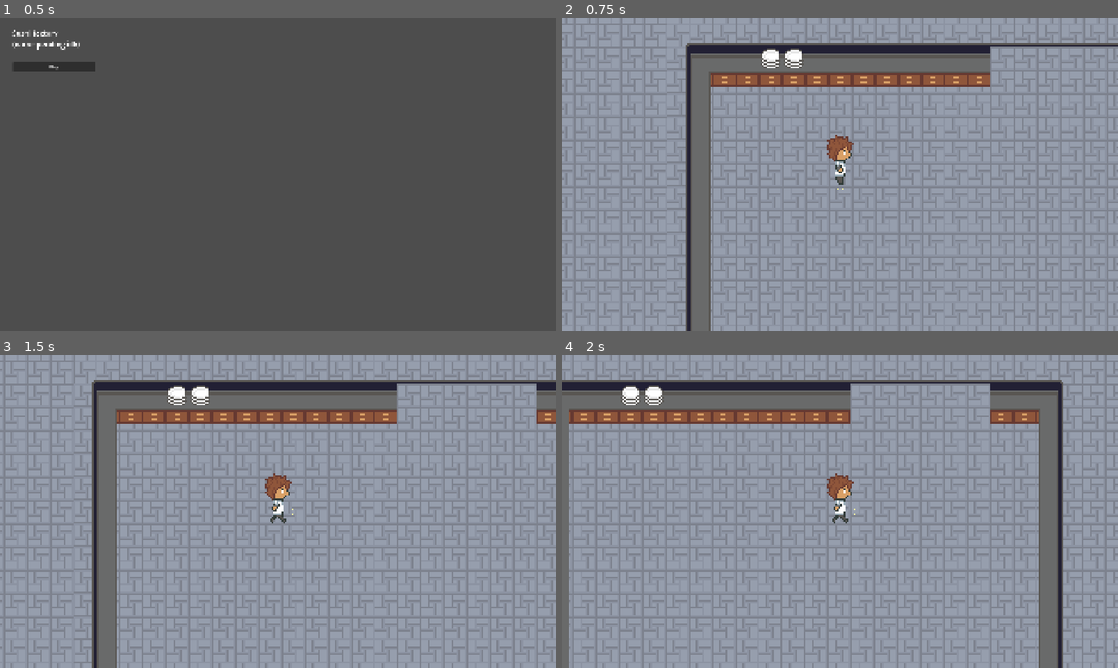
Above: before the commit, frames 1-4 (two rows, left to right).
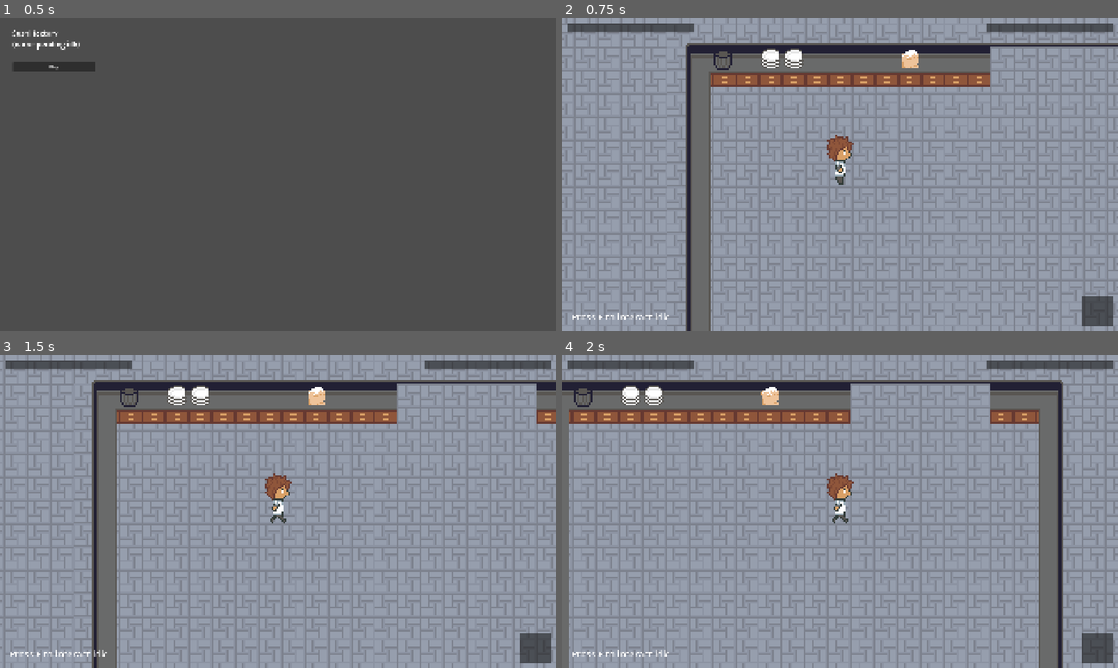
Above: after the commit, the same moments.

Repository: Glitch752/SushiFactory
Game: Godot game, scene res://Menu.tscn
Same seed, same stepped clock (60 frames per second), same inputs: the game is played once before the commit and once after it.
Inputs:
- Up to frame 1 (0.5 s): no input
- Up to frame 2 (0.75 s): click "Play" at 0.5 s
- Up to frame 3 (1.5 s): tap E (interact) at 1.25 s; hold D (move_right) from 1.28 s (still down); hold E (interact) from 1.28 s (still down)
- Up to frame 4 (2 s): keep holding D (move_right); keep holding E (interact)

Frame 1 is identical in both runs. In frame 2, 2.1% of the frame differs, in the area x 1-100%, y 1-99%; in frame 3, 2.1%; in frame 4, 2.1%.

Commit message:
Make interaction system much more robust

Diff:
--- a/Level.tscn
+++ b/Level.tscn
@@ -1,8 +1,18 @@
-[gd_scene load_steps=4 format=4 uid="uid://bjb0in362wq1m"]
+[gd_scene load_steps=11 format=4 uid="uid://bjb0in362wq1m"]
 
 [ext_resource type="TileSet" uid="uid://blglo3faygf1b" path="res://world/tiles.tres" id="1_bexhn"]
 [ext_resource type="PackedScene" uid="uid://4wwkpufbecw8" path="res://player/player_character.tscn" id="2_t7iv1"]
 [ext_resource type="PackedScene" uid="uid://dt7o2rnblgvu8" path="res://world/interactable/PlateStack.tscn" id="3_2nifc"]
+[ext_resource type="PackedScene" uid="uid://bfpegqboaskg6" path="res://LevelInterface.tscn" id="4_wkftn"]
+[ext_resource type="PackedScene" uid="uid://nj52twa42cxf" path="res://world/interactable/TableSurfaceInteractable.tscn" id="5_q4iis"]
+[ext_resource type="PackedScene" uid="uid://f8btjn6b4071" path="res://world/interactable/ItemSource.tscn" id="6_m3clv"]
+[ext_resource type="Texture2D" uid="uid://d0n3ibispfxgo" path="res://images/machines.png" id="7_mxnmf"]
+[ext_resource type="Resource" uid="uid://bm2ligtkokn1a" path="res://world/items/rice_item_data.tres" id="8_4eo0i"]
+[ext_resource type="PackedScene" uid="uid://b48amfwogm8ge" path="res://world/interactable/TrashCan.tscn" id="9_86ljf"]
+
+[sub_resource type="AtlasTexture" id="AtlasTexture_4eo0i"]
+atlas = ExtResource("7_mxnmf")
+region = Rect2(32, 0, 16, 16)
 
 [node name="Level" type="Node2D"]
 
@@ -19,8 +29,127 @@
 zoom = Vector2(5, 5)
 position_smoothing_speed = 25.0
 
-[node name="Interactable" parent="." instance=ExtResource("3_2nifc")]
+[node name="CanvasLayer" type="CanvasLayer" parent="."]
+
+[node name="LevelInterface" parent="CanvasLayer" instance=ExtResource("4_wkftn")]
+
+[node name="CounterInteractables" type="Node" parent="."]
+
+[node name="Plates2" parent="CounterInteractables" instance=ExtResource("3_2nifc")]
+position = Vector2(8, -8)
+
+[node name="Plates" parent="CounterInteractables" instance=ExtResource("3_2nifc")]
 position = Vector2(-8, -8)
 
-[node name="Interactable" parent="Interactable" instance=ExtResource("3_2nifc")]
-position = Vector2(16, 0)
+[node name="Counter" parent="CounterInteractables" instance=ExtResource("5_q4iis")]
+position = Vector2(72, -5)
+
+[node name="Counter2" parent="CounterInteractables" instance=ExtResource("5_q4iis")]
+position = Vector2(56, -5)
+
+[node name="Counter3" parent="CounterInteractables" instance=ExtResource("5_q4iis")]
+position = Vector2(40, -5)
+
+[node name="Counter4" parent="CounterInteractables" instance=ExtResource("5_q4iis")]
+position = Vector2(24, -5)
+rotation = -0.000539821
+
+[node name="Counter5" parent="CounterInteractables" instance=ExtResource("5_q4iis")]
+position = Vector2(136, -5)
+
+[node name="Counter6" parent="CounterInteractables" instance=ExtResource("5_q4iis")]
+position = Vector2(120, -5)
+
+[node name="Counter7" parent="CounterInteractables" instance=ExtResource("5_q4iis")]
+position = Vector2(104, -5)
+
+[node name="Counter9" parent="CounterInteractables" instance=ExtResource("5_q4iis")]
+position = Vector2(264, -5)
+rotation = -0.000539821
+
+[node name="Counter10" parent="CounterInteractables" instance=ExtResource("5_q4iis")]
+position = Vector2(248, -4.99136)
+rotation = -0.00107964
+
+[node name="Counter11" parent="CounterInteractables" instance=ExtResource("5_q4iis")]
+position = Vector2(-24, -5)
+
+[node name="Counter13" parent="CounterInteractables" instance=ExtResource("5_q4iis")]
+position = Vector2(-57, 8)
+
+[node name="Counter14" parent="CounterInteractables" instance=ExtResource("5_q4iis")]
+position = Vector2(-57, 24)
+
+[node name="Counter15" parent="CounterInteractables" instance=ExtResource("5_q4iis")]
+position = Vector2(-57, 40)
+
+[node name="Counter16" parent="CounterInteractables" instance=ExtResource("5_q4iis")]
+position = Vector2(-57, 55)
+
+[node name="Counter17" parent="CounterInteractables" instance=ExtResource("5_q4iis")]
+position = Vector2(-57, 72)
+
+[node name="Counter18" parent="CounterInteractables" instance=ExtResource("5_q4iis")]
+position = Vector2(-57, 88)
+
+[node name="Counter19" parent="CounterInteractables" instance=ExtResource("5_q4iis")]
+position = Vector2(-57, 104)
+
+[node name="Counter20" parent="CounterInteractables" instance=ExtResource("5_q4iis")]
+position = Vector2(-57, 120)
+
+[node name="Counter21" parent="CounterInteractables" instance=ExtResource("5_q4iis")]
+position = Vector2(-57, 136)
+
+[node name="Counter22" parent="CounterInteractables" instance=ExtResource("5_q4iis")]
+position = Vector2(-57, 152)
+
+[node name="Counter23" parent="CounterInteractables" instance=ExtResource("5_q4iis")]
+position = Vector2(-57, 168)
+
+[node name="Counter24" parent="CounterInteractables" instance=ExtResource("5_q4iis")]
+position = Vector2(-57, 184)
+
+[node name="Counter25" parent="CounterInteractables" instance=ExtResource("5_q4iis")]
+position = Vector2(281, 8)
+
+[node name="Counter26" parent="CounterInteractables" instance=ExtResource("5_q4iis")]
+position = Vector2(281, 24)
+
+[node name="Counter27" parent="CounterInteractables" instance=ExtResource("5_q4iis")]
+position = Vector2(281, 40)
+
+[node name="Counter28" parent="CounterInteractables" instance=ExtResource("5_q4iis")]
+position = Vector2(281, 55)
+
+[node name="Counter29" parent="CounterInteractables" instance=ExtResource("5_q4iis")]
+position = Vector2(281, 72)
+
+[node name="Counter30" parent="CounterInteractables" instance=ExtResource("5_q4iis")]
+position = Vector2(281, 88)
+
+[node name="Counter31" parent="CounterInteractables" instance=ExtResource("5_q4iis")]
+position = Vector2(281, 104)
+
+[node name="Counter32" parent="CounterInteractables" instance=ExtResource("5_q4iis")]
+position = Vector2(281, 120)
+
+[node name="Counter33" parent="CounterInteractables" instance=ExtResource("5_q4iis")]
+position = Vector2(281, 136)
+
+[node name="Counter34" parent="CounterInteractables" instance=ExtResource("5_q4iis")]
+position = Vector2(281, 152)
+
+[node name="Counter35" parent="CounterInteractables" instance=ExtResource("5_q4iis")]
+position = Vector2(281, 168)
+
+[node name="Counter36" parent="CounterInteractables" instance=ExtResource("5_q4iis")]
+position = Vector2(281, 184)
+
+[node name="RiceSource" parent="CounterInteractables" instance=ExtResource("6_m3clv")]
+position = Vector2(88, -8)
+texture = SubResource("AtlasTexture_4eo0i")
+item_data = ExtResource("8_4eo0i")
+
+[node name="Interactable" parent="." instance=ExtResource("9_86ljf")]
+position = Vector2(-41, -7)
--- a/LevelInterface.tscn
+++ b/LevelInterface.tscn
@@ -1,4 +1,10 @@
-[gd_scene format=3 uid="uid://bfpegqboaskg6"]
+[gd_scene load_steps=4 format=3 uid="uid://bfpegqboaskg6"]
+
+[ext_resource type="Script" uid="uid://b30d73yiu1pb4" path="res://level_interface.gd" id="1_ta4wj"]
+[ext_resource type="Script" uid="uid://dtwh5roueex1s" path="res://player/inventory_ui.gd" id="1_u453c"]
+
+[sub_resource type="LabelSettings" id="LabelSettings_prnbh"]
+font_size = 32
 
 [node name="LevelInterface" type="Control"]
 layout_mode = 3
@@ -7,3 +13,69 @@
 anchor_bottom = 1.0
 grow_horizontal = 2
 grow_vertical = 2
+script = ExtResource("1_ta4wj")
+
+[node name="InteractText" type="BoxContainer" parent="."]
+layout_mode = 1
+anchors_preset = 2
+anchor_top = 1.0
+anchor_bottom = 1.0
+offset_left = 32.0
+offset_top = -72.0
+offset_right = 365.0
+offset_bottom = -27.0
+grow_vertical = 0
+alignment = 2
+vertical = true
+
+[node name="Label" type="Label" parent="InteractText"]
+layout_mode = 2
+text = "Press E to interact idk"
+label_settings = SubResource("LabelSettings_prnbh")
+
+[node name="Orders" type="PanelContainer" parent="."]
+layout_mode = 1
+anchors_preset = 1
+anchor_left = 1.0
+anchor_right = 1.0
+offset_left = -456.0
+offset_top = 16.0
+offset_right = -16.0
+offset_bottom = 48.0
+grow_horizontal = 0
+
+[node name="OrderLayout" type="BoxContainer" parent="Orders"]
+layout_mode = 2
+
+[node name="Inventory" type="Panel" parent="."]
+layout_mode = 1
+anchors_preset = 3
+anchor_left = 1.0
+anchor_top = 1.0
+anchor_right = 1.0
+anchor_bottom = 1.0
+offset_left = -128.0
+offset_top = -120.0
+offset_right = -16.0
+offset_bottom = -16.0
+grow_horizontal = 0
+grow_vertical = 0
+script = ExtResource("1_u453c")
+
+[node name="TextureRect" type="TextureRect" parent="Inventory"]
+layout_mode = 1
+anchors_preset = 15
+anchor_right = 1.0
+anchor_bottom = 1.0
+grow_horizontal = 2
+grow_vertical = 2
+
+[node name="MachineInfo" type="PanelContainer" parent="."]
+layout_mode = 1
+offset_left = 16.0
+offset_top = 16.0
+offset_right = 456.0
+offset_bottom = 48.0
+
+[node name="RichTextLabel" type="RichTextLabel" parent="MachineInfo"]
+layout_mode = 2
--- /dev/null
+++ b/level_interface.gd
@@ -0,0 +1 @@
+extends Control
--- /dev/null
+++ b/player/carried_item.gd
@@ -0,0 +1,12 @@
+extends Node2D
+
+func _ready():
+    PlayerInventorySingleton.item_scene_reparent.connect(_item_scene_reparent)
+
+func _item_scene_reparent(item: Node2D):
+    item.reparent($".")
+
+func _process(_delta):
+    var facing = $"..".facing
+    position = facing * 8 + Vector2(0, -4)
+    z_index = -10 if facing == Vector2.UP else 101
--- a/player/interaction_zone.gd
+++ b/player/interaction_zone.gd
@@ -2,9 +2,14 @@
 
 var current_interactable: Variant = null
 
+func _physics_process(_delta):
+    var player = $".."
+    position = player.facing * 12
+
 func _unhandled_input(event):
     if event.is_action_pressed("interact") and current_interactable != null:
-        current_interactable.interact()
+        if current_interactable.can_interact():
+            current_interactable.interact()
 
 func _on_area_entered(area: Area2D):
     if area.is_in_group("interact_zone"):
--- /dev/null
+++ b/player/inventory_ui.gd
@@ -0,0 +1,11 @@
+extends Panel
+
+func _ready():
+    PlayerInventorySingleton.item_changed.connect(_item_changed)
+
+func _item_changed(item: ItemData):
+    if item:
+        $TextureRect.visible = true
+        $TextureRect.texture = item.item_sprite
+    else:
+        $TextureRect.visible = false
--- a/player/player_character.gd
+++ b/player/player_character.gd
@@ -18,8 +18,6 @@
     move_and_slide()
 
     update_animation()
-
-    $InteractionZone.position = facing * 8
 
 func _ready():
     animated_sprite.play()
--- a/player/player_character.tscn
+++ b/player/player_character.tscn
@@ -1,9 +1,10 @@
-[gd_scene load_steps=7 format=3 uid="uid://4wwkpufbecw8"]
+[gd_scene load_steps=8 format=3 uid="uid://4wwkpufbecw8"]
 
 [ext_resource type="SpriteFrames" uid="uid://0c8dh3dydbnx" path="res://player/player_sprite_frames.tres" id="1_1v1wt"]
 [ext_resource type="Script" uid="uid://b2488bb5sflx0" path="res://player/player_character.gd" id="1_6ahhe"]
 [ext_resource type="Texture2D" uid="uid://v03yy2baua81" path="res://images/selection.png" id="3_ni121"]
 [ext_resource type="Script" uid="uid://cxhktgwoq2wrx" path="res://player/interaction_zone.gd" id="3_tncax"]
+[ext_resource type="Script" uid="uid://jxkict4uoo4w" path="res://player/carried_item.gd" id="5_2brt4"]
 
 [sub_resource type="RectangleShape2D" id="RectangleShape2D_6ahhe"]
 size = Vector2(14, 14)
@@ -41,5 +42,8 @@
 scale = Vector2(0.25, 0.25)
 texture = ExtResource("3_ni121")
 
+[node name="CarriedItem" type="Node2D" parent="."]
+script = ExtResource("5_2brt4")
+
 [connection signal="area_entered" from="InteractionZone" to="InteractionZone" method="_on_area_entered"]
 [connection signal="area_exited" from="InteractionZone" to="InteractionZone" method="_on_area_exited"]
--- a/player_inventory_singleton.gd
+++ b/player_inventory_singleton.gd
@@ -1,30 +1,68 @@
 extends Node
 
 @export var held_item: Node2D = null
+
+signal item_changed(item: ItemData)
+## Should only be connected to by the object that wants to hold our current item, e.g. the player's carried item manager.
+## This probably isn't the best way to structure this, but meh
+signal item_scene_reparent(item: Node2D)
 
 var ItemScene = preload("res://world/items/item.tscn")
 
 func create_item(data: ItemData) -> Node2D:
     var item = ItemScene.instantiate()
-    get_tree().current_scene.add_child(item)
 
     item.data = data
     item.apply_data()
 
     return item
 
+func create_item_from_scene(scene: Resource) -> Node2D:
+    var item = scene.instantiate()
+    return item
+
 func has_item() -> bool:
     return held_item != null
 
+func holding_item(id: String) -> bool:
+    return has_item() and held_item.data.id == id
+
+func held_item_data() -> ItemData:
+    if has_item():
+        return held_item.data
+    return null
+
 func try_grab_item(item: Node2D) -> bool:
     if has_item():
+        # If the item isn't in the scene, we can free it
+        if not item.is_inside_tree():
+            item.queue_free()
+
         return false
 
+    if not item.is_inside_tree():
+        get_tree().current_scene.add_child(item)
+
     held_item = item
+    emit_signal("item_changed", held_item.data)
+
+    # Will reparent to wherever we need it
+    item_scene_reparent.emit(item)
 
     held_item.position = Vector2.ZERO
 
     return true
 
+func remove_item() -> Node2D:
+    var item = held_item
+
+    held_item = null
+    emit_signal("item_changed", null)
+
+    item.get_parent().remove_child(item)
+
+    return item
+
 func _process(_delta):
-    print(has_item())
+    # print(has_item())
+    pass
--- /dev/null
+++ b/world/interactable/ItemSource.tscn
@@ -0,0 +1,11 @@
+[gd_scene load_steps=3 format=3 uid="uid://f8btjn6b4071"]
+
+[ext_resource type="PackedScene" uid="uid://djus2beu8ssd4" path="res://world/interactable/Interactable.tscn" id="1_yhwb5"]
+[ext_resource type="Script" uid="uid://ccbqvwxb7deva" path="res://world/interactable/item_source.gd" id="2_we35n"]
+
+[node name="ItemSource" instance=ExtResource("1_yhwb5")]
+script = ExtResource("2_we35n")
+texture = null
+item_data = null
+
+[node name="Sprite2D" type="Sprite2D" parent="." index="2"]
--- /dev/null
+++ b/world/interactable/TableSurfaceInteractable.tscn
@@ -0,0 +1,7 @@
+[gd_scene load_steps=3 format=3 uid="uid://nj52twa42cxf"]
+
+[ext_resource type="PackedScene" uid="uid://djus2beu8ssd4" path="res://world/interactable/Interactable.tscn" id="1_er8ce"]
+[ext_resource type="Script" uid="uid://bq2c17043lfwt" path="res://world/interactable/table_surface_interactable.gd" id="2_5cley"]
+
+[node name="Interactable" instance=ExtResource("1_er8ce")]
+script = ExtResource("2_5cley")
--- /dev/null
+++ b/world/interactable/TrashCan.tscn
@@ -0,0 +1,15 @@
+[gd_scene load_steps=5 format=3 uid="uid://b48amfwogm8ge"]
+
+[ext_resource type="PackedScene" uid="uid://djus2beu8ssd4" path="res://world/interactable/Interactable.tscn" id="1_aow0j"]
+[ext_resource type="Script" uid="uid://c6ae3wess17pq" path="res://world/interactable/trash_can.gd" id="2_aow0j"]
+[ext_resource type="Texture2D" uid="uid://d0n3ibispfxgo" path="res://images/machines.png" id="3_xgxfq"]
+
+[sub_resource type="AtlasTexture" id="AtlasTexture_itut0"]
+atlas = ExtResource("3_xgxfq")
+region = Rect2(16, 0, 16, 16)
+
+[node name="Interactable" instance=ExtResource("1_aow0j")]
+script = ExtResource("2_aow0j")
+
+[node name="Sprite2D" type="Sprite2D" parent="." index="1"]
+texture = SubResource("AtlasTexture_itut0")
--- a/world/interactable/interactable.gd
+++ b/world/interactable/interactable.gd
@@ -4,10 +4,14 @@
 
 func _ready():
     $Area2D.add_to_group("interact_zone")
-    add_user_signal("interacted")
+
+## Can be overriden to turn off interaction depending on the situation
+func can_interact():
+    return true
 
 func interact_show():
-    highlight.visible = true
+    if can_interact():
+        highlight.visible = true
 
 func interact_hide():
     highlight.visible = false
--- /dev/null
+++ b/world/interactable/item_source.gd
@@ -0,0 +1,15 @@
+extends "res://world/interactable/interactable.gd"
+
+@export var texture: Texture2D;
+@export var item_data: ItemData;
+
+func _ready():
+    $Sprite2D.texture = texture
+    super._ready()
+
+func interact():
+    var item = PlayerInventorySingleton.create_item(item_data)
+    PlayerInventorySingleton.try_grab_item(item)
+
+func can_interact() -> bool:
+    return !PlayerInventorySingleton.has_item()
--- a/world/interactable/plate_stack.gd
+++ b/world/interactable/plate_stack.gd
@@ -1,6 +1,11 @@
 extends "res://world/interactable/interactable.gd"
+
+var PlateScene = preload("res://world/items/Plate.tscn");
 
 func interact():
     # Create a new plate scene
-    var plate = PlayerInventorySingleton.create_item(load("res://world/items/plate_item_data.tres"))
+    var plate = PlayerInventorySingleton.create_item_from_scene(PlateScene)
     PlayerInventorySingleton.try_grab_item(plate)
+
+func can_interact() -> bool:
+    return !PlayerInventorySingleton.has_item()
--- /dev/null
+++ b/world/interactable/table_surface_interactable.gd
@@ -0,0 +1,36 @@
+extends "res://world/interactable/interactable.gd"
+
+var current_plate: Node2D = null
+
+func interact():
+    if !PlayerInventorySingleton.has_item() and current_plate != null:
+        # Take the plate
+        var plate = current_plate
+        current_plate = null
+
+        remove_child(plate)
+        PlayerInventorySingleton.try_grab_item(plate)
+        return
+
+    if PlayerInventorySingleton.holding_item("plate") and current_plate == null:
+        current_plate = PlayerInventorySingleton.remove_item()
+        add_child(current_plate)
+        return
+
+    if PlayerInventorySingleton.held_item and current_plate.can_add(PlayerInventorySingleton.held_item_data()):
+        var current_item = PlayerInventorySingleton.remove_item()
+        current_plate.add_to_plate(current_item.data)
+        current_item.queue_free()
+        return
+
+func can_interact() -> bool:
+    if !PlayerInventorySingleton.has_item() and current_plate != null:
+        return true
+
+    if PlayerInventorySingleton.holding_item("plate") and current_plate == null:
+        return true
+
+    if PlayerInventorySingleton.held_item and current_plate and current_plate.can_add(PlayerInventorySingleton.held_item_data()):
+        return true
+
+    return false
--- /dev/null
+++ b/world/interactable/trash_can.gd
@@ -0,0 +1,9 @@
+extends "res://world/interactable/interactable.gd"
+
+func interact():
+    var item = PlayerInventorySingleton.remove_item()
+    if item:
+        item.queue_free()
+
+func can_interact() -> bool:
+    return PlayerInventorySingleton.has_item()
--- /dev/null
+++ b/world/items/Plate.tscn
@@ -0,0 +1,9 @@
+[gd_scene load_steps=4 format=3 uid="uid://c1ndlbqn6q0e0"]
+
+[ext_resource type="PackedScene" uid="uid://dsribb2jwmt70" path="res://world/items/item.tscn" id="1_me6qw"]
+[ext_resource type="Script" uid="uid://cojj8g0xyiolo" path="res://world/items/plate.gd" id="2_jgcqh"]
+[ext_resource type="Resource" uid="uid://c5lt5fmehue" path="res://world/items/plate_item_data.tres" id="3_md7g8"]
+
+[node name="Plate" instance=ExtResource("1_me6qw")]
+script = ExtResource("2_jgcqh")
+data = ExtResource("3_md7g8")
--- a/world/items/item.gd
+++ b/world/items/item.gd
@@ -9,5 +9,6 @@
         apply_data()
 
 func apply_data():
-    sprite.texture = data.item_sprite
-    name = data.item_name
+    if is_node_ready():
+        sprite.texture = data.item_sprite
+        name = data.item_name
--- a/world/items/item_data.gd
+++ b/world/items/item_data.gd
@@ -2,6 +2,11 @@
 
 class_name ItemData
 
+## The ID of this item. Used only internally for things like recipes.
+@export var id: String
+## The player-visible name of this item.
 @export var item_name: String
+## The sprite used for this item, both in the world and UI.
 @export var item_sprite: Texture2D
+## The description of this item.
 @export var description: String = ""
--- /dev/null
+++ b/world/items/plate.gd
@@ -0,0 +1,8 @@
+extends "res://world/items/item.gd"
+
+func can_add(item: ItemData) -> bool:
+    return true
+
+func add_to_plate(item: ItemData) -> void:
+    print("Adding item to plate ", item.id)
+    pass
--- a/world/items/plate_item_data.tres
+++ b/world/items/plate_item_data.tres
@@ -9,6 +9,7 @@
 
 [resource]
 script = ExtResource("1_pox5d")
+id = "plate"
 item_name = "Plate"
 item_sprite = SubResource("AtlasTexture_m0wf6")
 description = "A plate. Used to create meals and present food to customers."
--- /dev/null
+++ b/world/items/rice_item_data.tres
@@ -0,0 +1,16 @@
+[gd_resource type="Resource" script_class="ItemData" load_steps=4 format=3 uid="uid://bm2ligtkokn1a"]
+
+[ext_resource type="Texture2D" uid="uid://cwps3akwx0brn" path="res://images/objects.png" id="1_vd47w"]
+[ext_resource type="Script" uid="uid://bhg3uiavjqpp1" path="res://world/items/item_data.gd" id="2_w87bh"]
+
+[sub_resource type="AtlasTexture" id="AtlasTexture_m0wf6"]
+atlas = ExtResource("1_vd47w")
+region = Rect2(16, 0, 16, 16)
+
+[resource]
+script = ExtResource("2_w87bh")
+id = "rice"
+item_name = "Raw Rice"
+item_sprite = SubResource("AtlasTexture_m0wf6")
+description = "Raw, uncooked, rice."
+metadata/_custom_type_script = "uid://bhg3uiavjqpp1"
Binary file changed: images/machines.png
Not shown, added: level_interface.gd.uid
Binary file changed: machines.aseprite
Not shown, added: player/carried_item.gd.uid
Not shown, added: player/inventory_ui.gd.uid
Not shown, added: world/interactable/item_source.gd.uid
Not shown, added: world/interactable/table_surface_interactable.gd.uid
Not shown, added: world/interactable/trash_can.gd.uid
Not shown, added: world/items/plate.gd.uid
